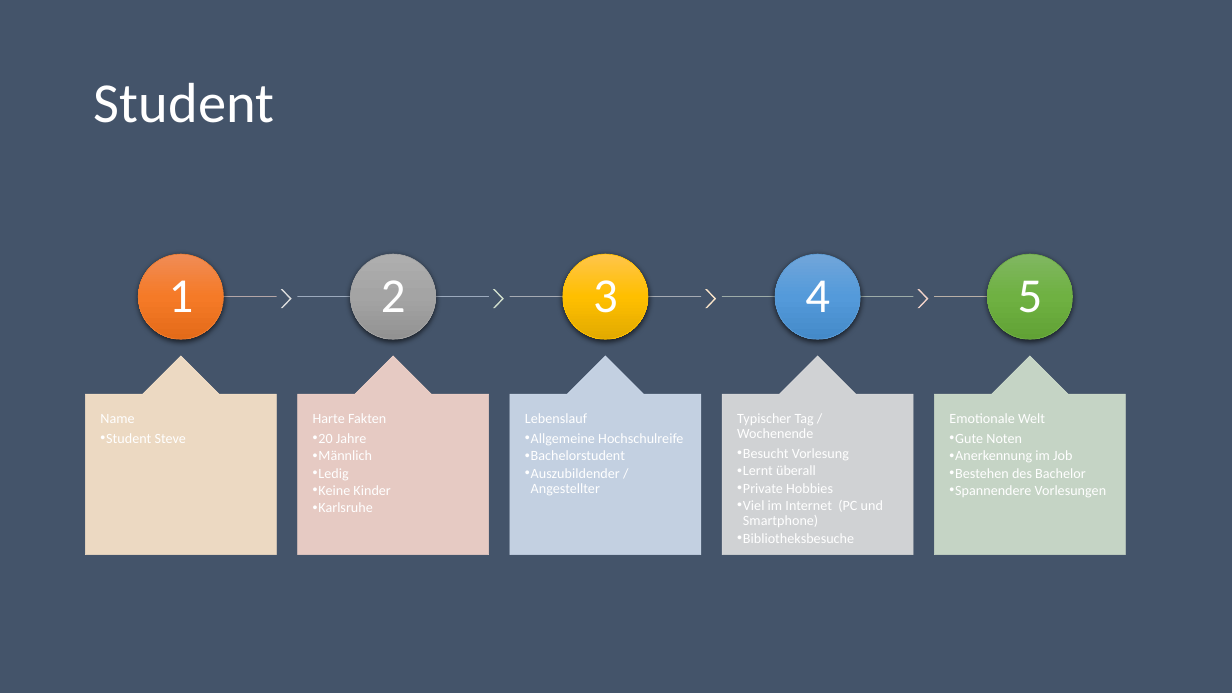
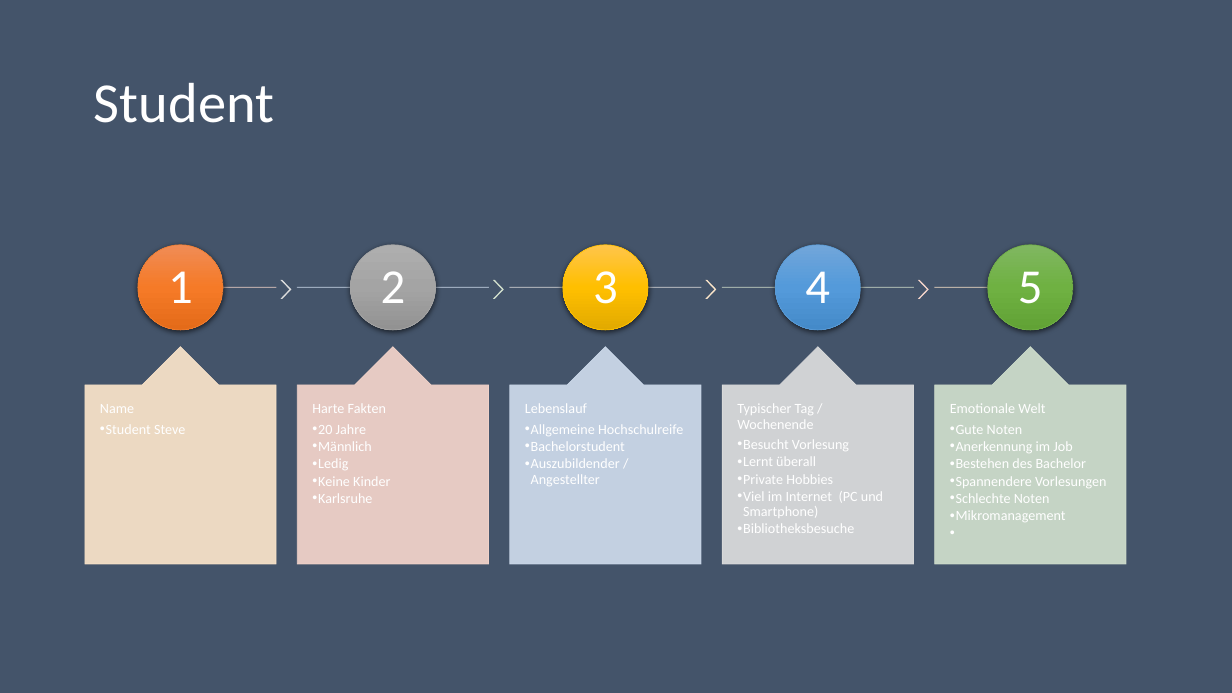
Before and after one commit to KanBen86/personalisierte-Studiengangsgestaltung, a slide deck: slide 1 of Unterrichtseinheit/Stakeholder.pptx. Drawn at 1232x693 pixels with LibreOffice and Linux fonts; fonts in the diff are those of the drawing; background and template pictures are left out. Boxes give left, top, right and bottom in pixels: in the first picture for what was removed or moved away, otherwise in the second. Text is boxed around its words. In the diff, an @@ line names an element or a change of style, - is before the commit and + after.

```diff
--- a/Unterrichtseinheit/Stakeholder.pptx
+++ b/Unterrichtseinheit/Stakeholder.pptx
@@ 5 texts, 5 rectangles, 5 ellipses, 4 chevrons: place and size @@
-5 texts, 5 rectangles, 5 ellipses, 4 chevrons at (139, 254, 1072, 339)
+5 texts, 5 rectangles, 5 ellipses, 4 chevrons at (138, 245, 1073, 330)
@@ up arrow callout: place and size @@
-up arrow callout at (85, 356, 276, 555)
+up arrow callout at (85, 347, 276, 564)
@@ up arrow callout: place and size @@
-up arrow callout at (298, 356, 489, 555)
+up arrow callout at (298, 347, 489, 564)
@@ up arrow callout: place and size @@
-up arrow callout at (510, 356, 701, 555)
+up arrow callout at (510, 347, 701, 564)
@@ up arrow callout: place and size @@
-up arrow callout at (723, 356, 914, 555)
+up arrow callout at (723, 347, 914, 564)
@@ up arrow callout: place and size @@
-up arrow callout at (934, 356, 1126, 555)
+up arrow callout at (935, 347, 1127, 564)
@@ text "Name" rewrapped from (85, 395, 276, 555) to (85, 385, 276, 565) @@
@@ text "Harte Fakten": place and size @@
-text "Harte Fakten" at (313, 414, 390, 512)
+text "Harte Fakten" at (312, 404, 390, 503)
@@ text "Lebenslauf": place and size @@
-text "Lebenslauf" at (525, 413, 683, 495)
+text "Lebenslauf" at (525, 403, 683, 486)
@@ text "Typischer Tag / Wochenende": place and size @@
-text "Typischer Tag / Wochenende" at (737, 414, 883, 543)
+text "Typischer Tag / Wochenende" at (737, 404, 883, 533)
@@ text "Emotionale Welt": place and size @@
-text "Emotionale Welt" at (949, 413, 1106, 497)
+text "Emotionale Welt" at (950, 403, 1106, 522)
@@ text at (950, 493, 1066, 522): paragraphs added @@
+  • Schlechte Noten
+  • Mikromanagement
```
Also in this commit, not shown: 1 other slide changed, 2 other files.
